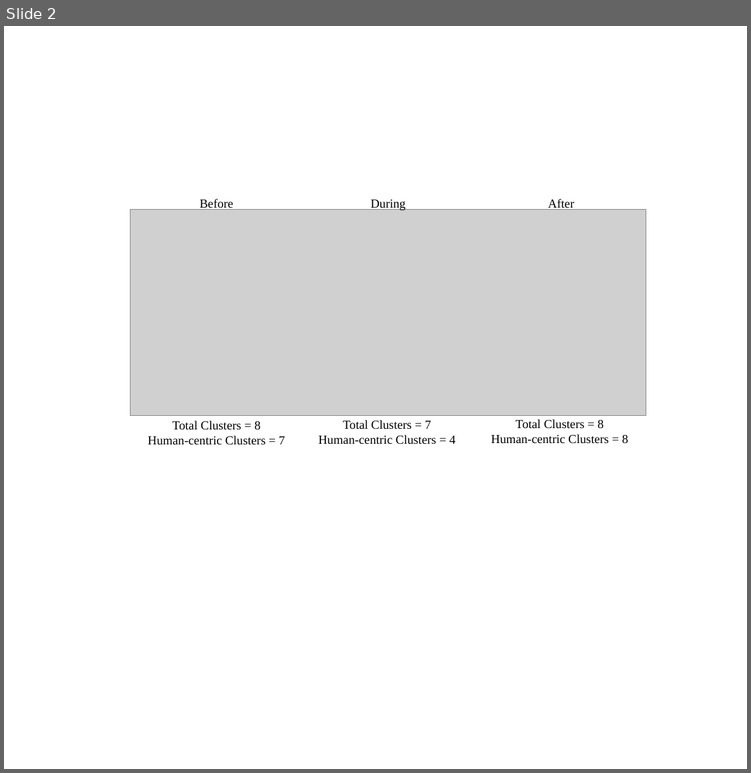
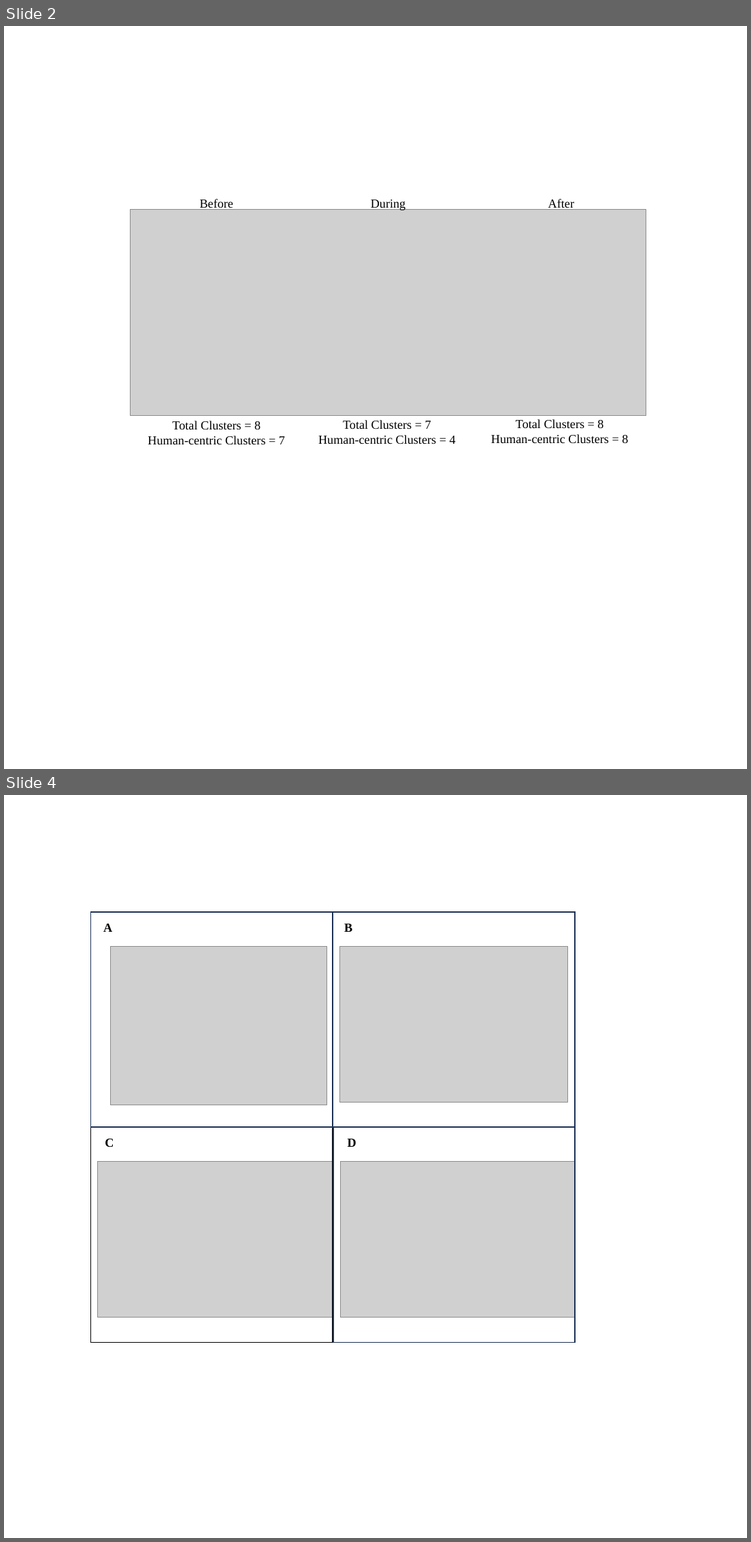
Before and after one commit to bankheak/Dolphins, a slide deck: figs/networks.pptx. Shown one above the other, each under a label of ours: slide 2 before the commit, slides 2 and 4 after it; the slides between them are not shown. The pictures are 751x773 and 751x1542 pixels, drawn with LibreOffice and Linux fonts; fonts in the diff are those of the drawing; grey boxes stand for pictures. Boxes give left, top, right and bottom in pixels: in the first picture for what was removed or moved away, otherwise in the second. Text is boxed around its words. In the diff, an @@ line names an element or a change of style, - is before the commit and + after.

```diff
--- a/figs/networks.pptx
+++ b/figs/networks.pptx
@@ slide 4 added at (4, 795, 747, 1538), background #FFFFFF @@
@@ group added at (90, 912, 575, 1342): 4 pictures, 4 rectangles, 4 texts @@
+B
+C
+D
+A
```
Also in this commit, not shown: 2 slides changed, 1 other slide added, 33 other files.
